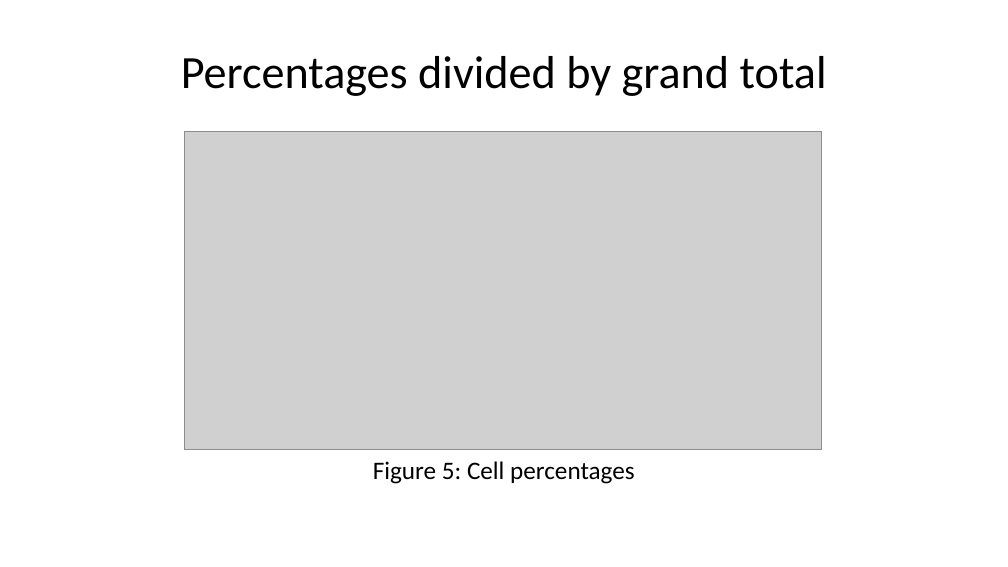
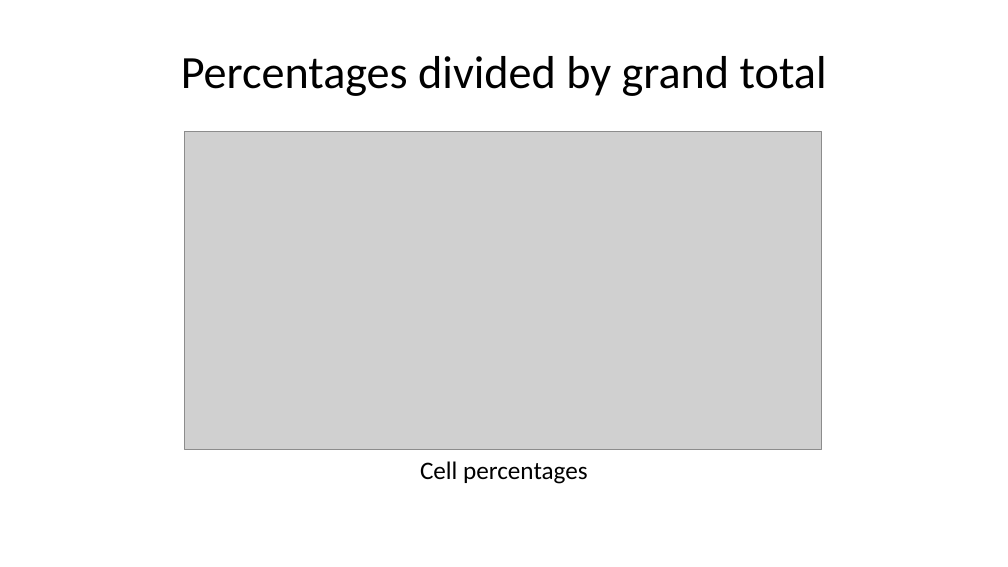
Before and after one commit to pmean/talks, a slide deck: slide 14 of clinical-statistics/day-one.pptx. Drawn at 1008x567 pixels with LibreOffice and Linux fonts; fonts in the diff are those of the drawing; grey boxes stand for pictures. Boxes give left, top, right and bottom in pixels: in the first picture for what was removed or moved away, otherwise in the second. Text is boxed around its words. In the diff, an @@ line names an element or a change of style, - is before the commit and + after.

```diff
--- a/clinical-statistics/day-one.pptx
+++ b/clinical-statistics/day-one.pptx
@@ text at bbox=[420, 461, 588, 484]: text changed @@
-Figure 5: Cell percentages
+Cell percentages
```
Also in this commit, not shown: 5 other slides changed, 4 slides added, 6 other files.
